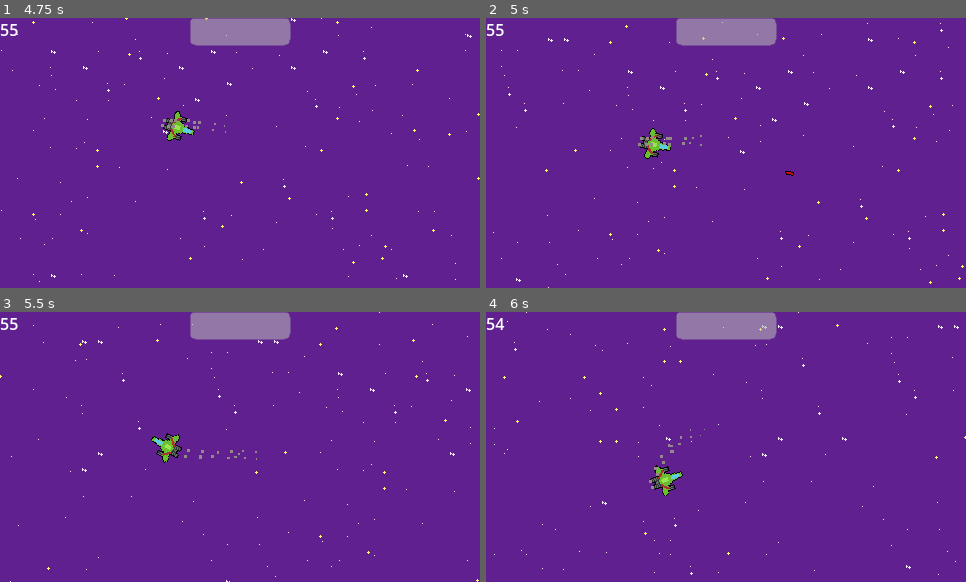
Above: before the commit, frames 1-4 (two rows, left to right).
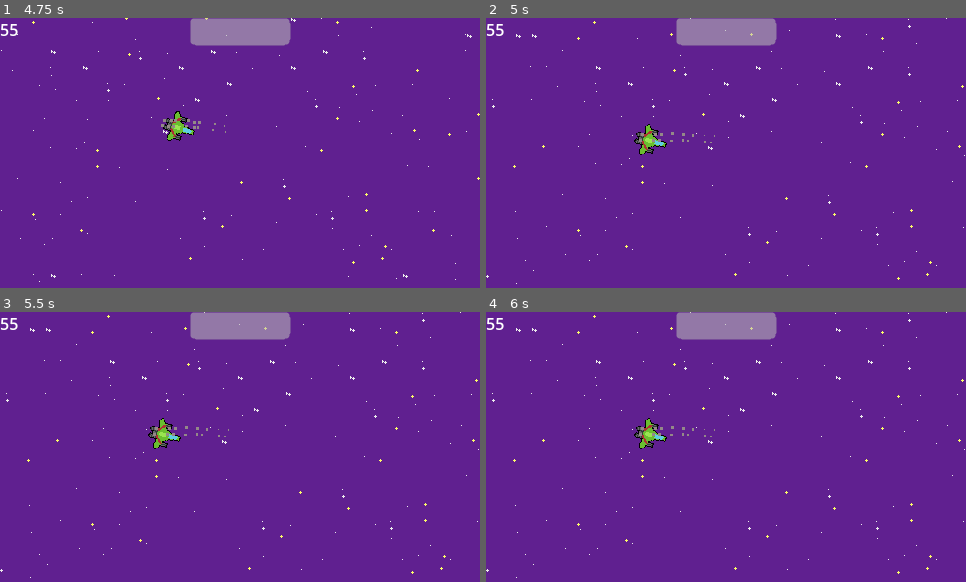
Above: after the commit, the same moments.

Repository: daltHub/Untitled-Space-Game
Game: Godot game, scene res://main_menu.tscn
The game is run twice, just before and just after one commit, with the same random seed, the same clock (stepped at 60 frames per second) and the same inputs.
Inputs (mouse positions are in pixels of both pictures, inside the frame that each line leads up to):
- Up to frame 1 (4.75 s): click (100, 169) at 0.5 s; move the mouse to (345, 139) at 1.27 s; press the mouse at (345, 139) at 1.28 s; hold D (move_right) 1.28-2.03 s; move the mouse to (144, 166) at 2.02 s; release the mouse at (144, 166) at 2.03 s; hold S (move_down) 2.03-2.78 s; click (144, 166) at 2.1 s; move the mouse to (288, 93) at 2.77 s; press the mouse at (288, 93) at 2.78 s; hold D (move_right) 2.78-3.53 s; move the mouse to (216, 207) at 3.52 s; release the mouse at (216, 207) at 3.53 s; hold W (move_up) 3.53-4.28 s; click (216, 207) at 3.6 s; move the mouse to (384, 193) at 4.27 s; press the mouse at (384, 193) at 4.28 s; hold A (move_left) from 4.28 s (still down)
- Up to frame 2 (5 s): keep holding A (move_left); tap Escape (pause, bound only after the commit) at 4.9 s
- Up to frame 3 (5.5 s): keep holding A (move_left); move the mouse to (96, 406) at 5.02 s; release the mouse at (96, 406) at 5.03 s; click (96, 406) at 5.1 s
- Up to frame 4 (6 s): move the mouse to (750, 447) at 5.77 s; release A (move_left) at 5.78 s; press the mouse at (750, 447) at 5.78 s; hold S (move_down) from 5.78 s (still down)

Frame 1 is identical in both runs. In frame 2, 1.2% of the frame differs, in the area x 0-100%, y 0-100%; in frame 3, 1.3%; in frame 4, 1.5%, in the area x 0-100%, y 0-99%.

Commit message:
started pause functionality
pause is in player script, cannot detect unpause signal while game is paused

Diff:
--- a/player.gd
+++ b/player.gd
@@ -18,6 +18,7 @@
 @onready var shootCooldownTimer = $ShootCooldownTimer # timer to determine shoot cooldown (s)
 @onready var shootSound = $ShootEffectPlayer # Sound effect for shooting
 @onready var damageCooldownTimer = $DamageCooldownTimer
+
 func _ready():
 	add_to_group("player")
 	sprite = $AnimatedSprite2D
@@ -34,6 +35,9 @@
 	if Input.is_action_pressed("shoot") and shootCooldownTimer.is_stopped() :
 		shootCooldownTimer.start(shoot_cooldown)
 		shoot()
+	if Input.is_action_pressed("pause"):
+		_on_pause_button_pressed()
+
 
 
 func get_movement_input():
@@ -57,6 +61,14 @@
 	var collision_data = move_and_collide(velocity*delta)
 	return collision_data
 
+func _on_pause_button_pressed():
+	if get_tree().paused == true:
+		get_tree().paused = false
+	else:
+		get_tree().paused = true
+
+
+	show()
 
 func shoot():
 	var b = Bullet.instantiate()
--- a/project.godot
+++ b/project.godot
@@ -61,6 +61,11 @@
 "events": [Object(InputEventKey,"resource_local_to_scene":false,"resource_name":"","device":-1,"window_id":0,"alt_press …(182 unchanged characters)…
 ]
 }
+pause={
+"deadzone": 0.5,
+"events": [Object(InputEventKey,"resource_local_to_scene":false,"resource_name":"","device":0,"window_id":0,"alt_pressed":false,"shift_pressed":false,"ctrl_pressed":false,"meta_pressed":false,"pressed":false,"keycode":0,"physical_keycode":4194305,"key_label":0,"unicode":0,"echo":false,"script":null)
+]
+}
 
 [layer_names]
 
Not shown, changed: TODO.txt
